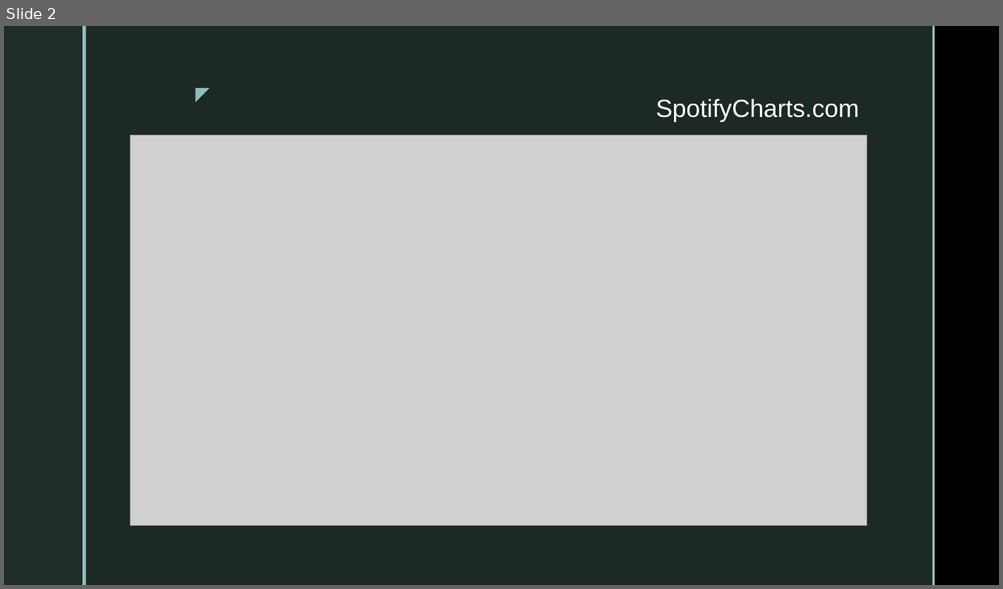
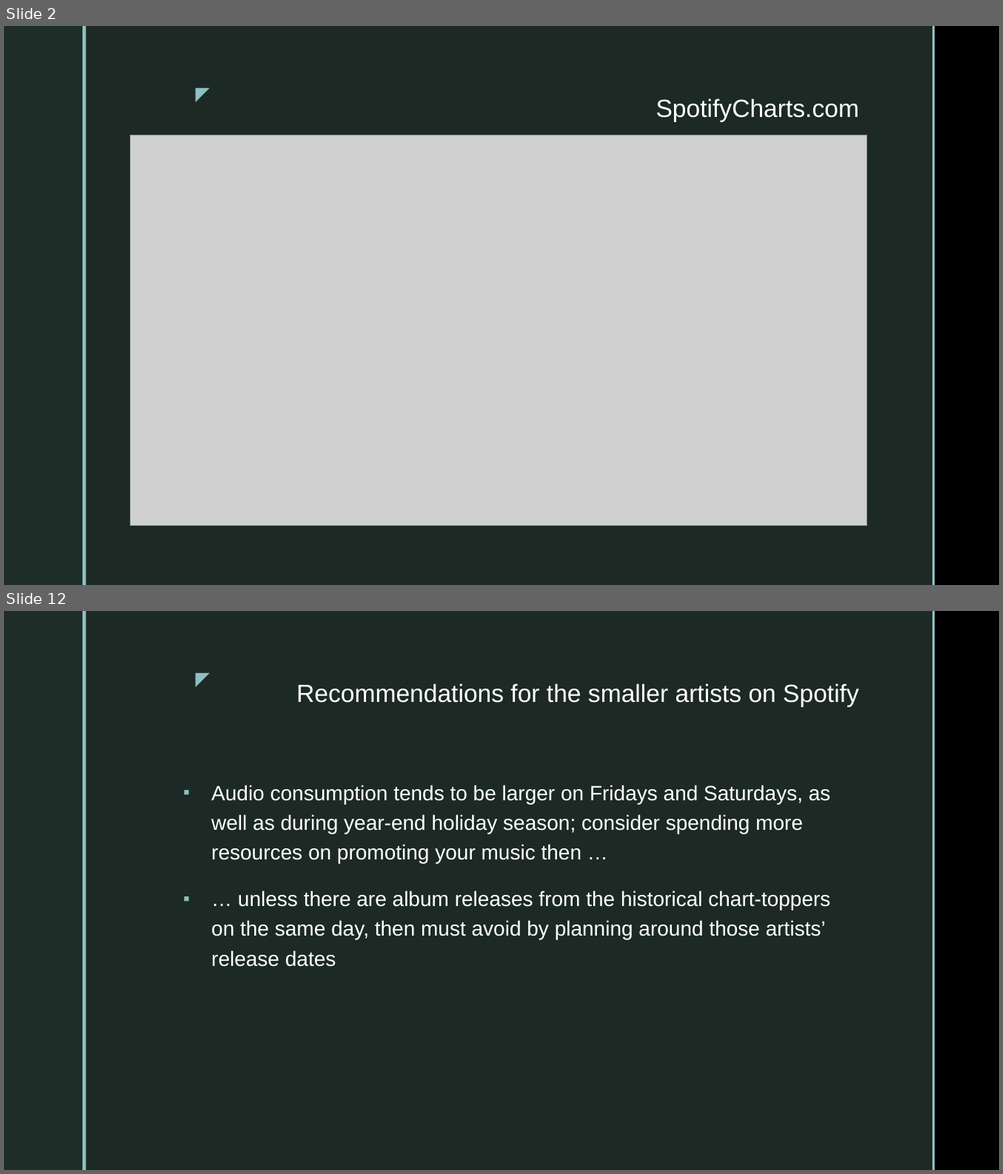
Before and after one commit to dynacao/streaming_spotify, a slide deck: presentation_spotify_YC.pptx. Shown one above the other, each under a label of ours: slide 2 before the commit, slides 2 and 12 after it; the slides between them are not shown. The pictures are 1003x589 and 1003x1174 pixels, drawn with LibreOffice and Linux fonts; fonts in the diff are those of the drawing; grey boxes stand for pictures; background and template pictures are left out. Boxes give left, top, right and bottom in pixels: in the first picture for what was removed or moved away, otherwise in the second. Text is boxed around its words. In the diff, an @@ line names an element or a change of style, - is before the commit and + after.

```diff
--- a/presentation_spotify_YC.pptx
+++ b/presentation_spotify_YC.pptx
@@ slide 12 added at box(4, 611, 999, 1170), background picture (left out); not listed: 5 template elements that a slide beside it also shows @@
@@ title added at box(296, 684, 859, 707), 24 pt, text #FFFFFF @@
+Recommendations for the smaller artists on Spotify
@@ text added at box(211, 785, 831, 967), 20 pt, text #FFFFFF @@
+▪ Audio consumption tends to be larger on Fridays and Saturdays, as well as during year-end holiday season; consider spending more resources on promoting your music then …
+▪ … unless there are album releases from the historical chart-toppers on the same day, then must avoid by planning around those artists’ release dates
```
Also in this commit, not shown: 4 slides changed, 7 other slides added, 2 slides removed, 1 other file.
